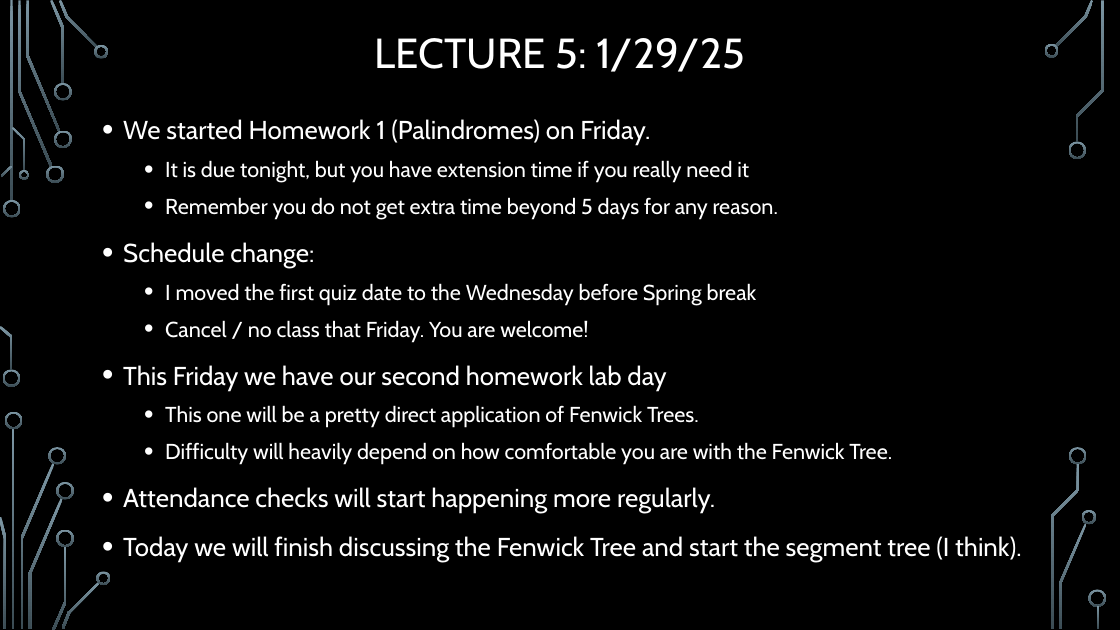
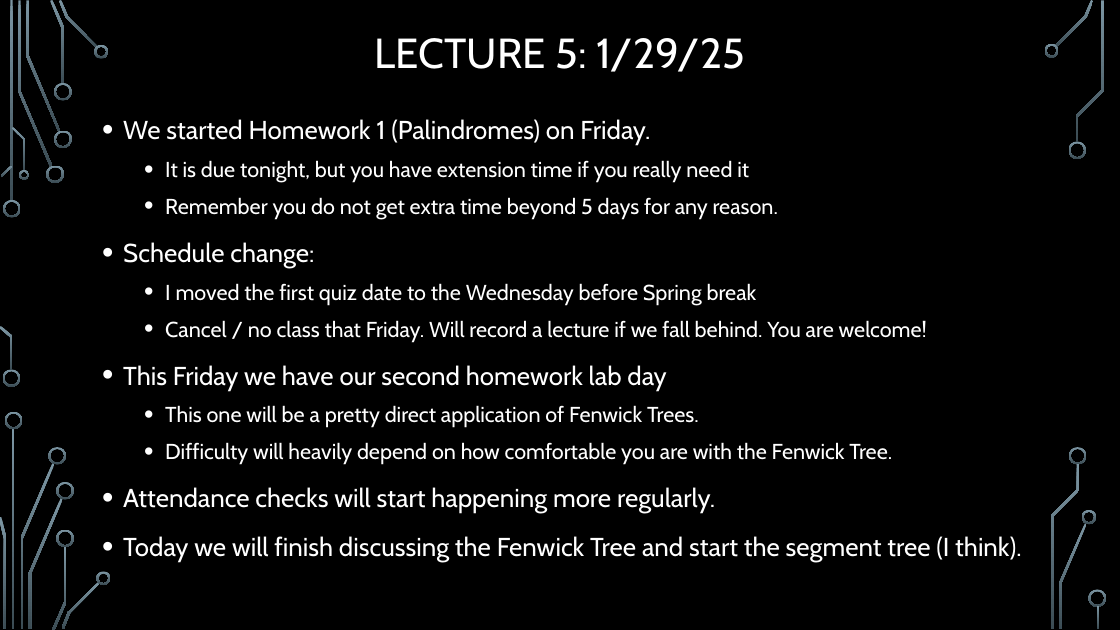
Before and after one commit to janiceeguo/advAlgo, a slide deck: slide 5 of slides/00-DailyAnnouncements.pptx. Drawn at 1120x630 pixels with LibreOffice and Linux fonts; fonts in the diff are those of the drawing; background and template pictures are left out. Boxes give left, top, right and bottom in pixels: in the first picture for what was removed or moved away, otherwise in the second. Text is boxed around its words. In the diff, an @@ line names an element or a change of style, - is before the commit and + after.

```diff
--- a/slides/00-DailyAnnouncements.pptx
+++ b/slides/00-DailyAnnouncements.pptx
@@ text at [165, 320, 927, 342]: text changed @@
-  • Cancel / no class that Friday. You are welcome!
+  • Cancel / no class that Friday. Will record a lecture if we fall behind. You are welcome!
```
Also in this commit, not shown: 2 other files.
